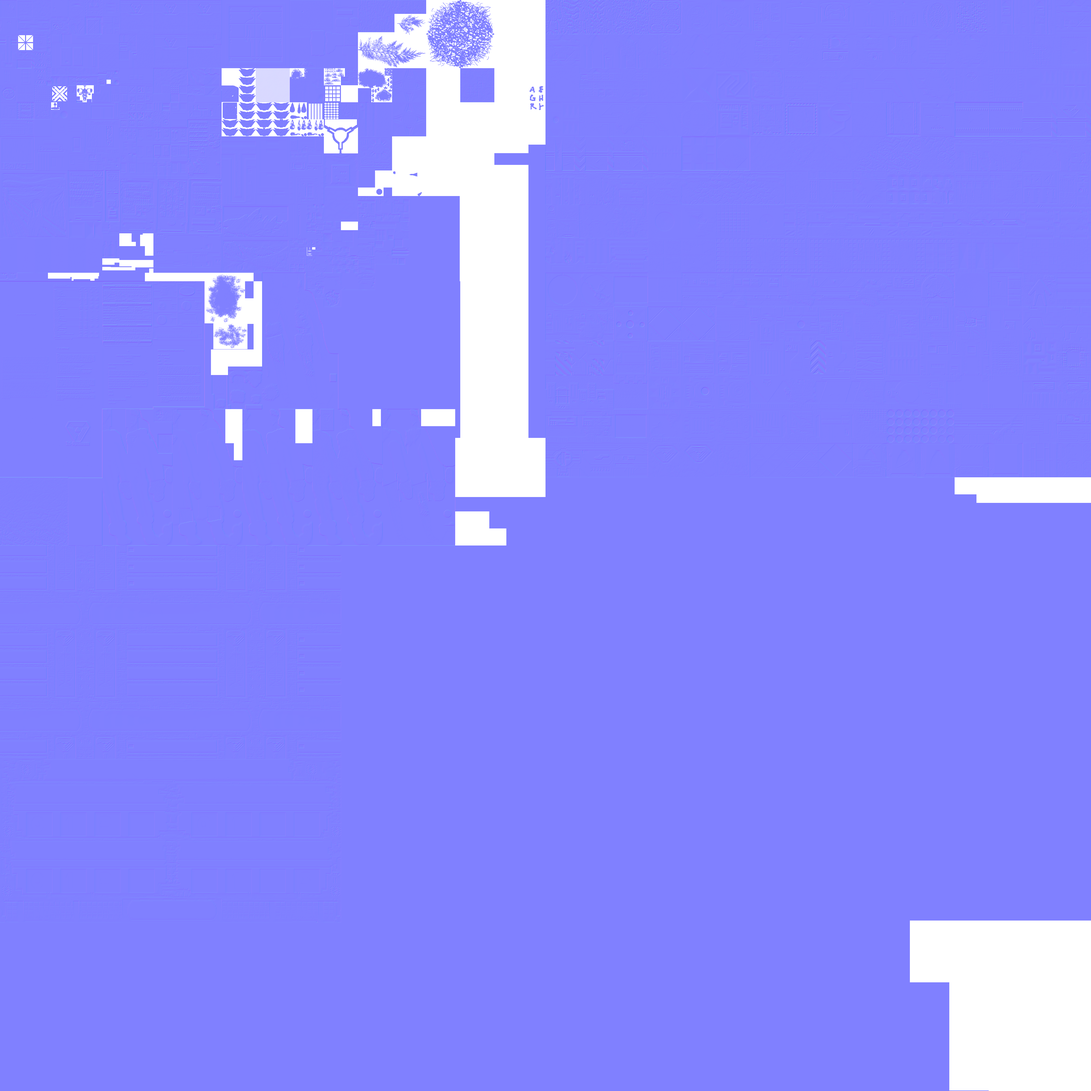
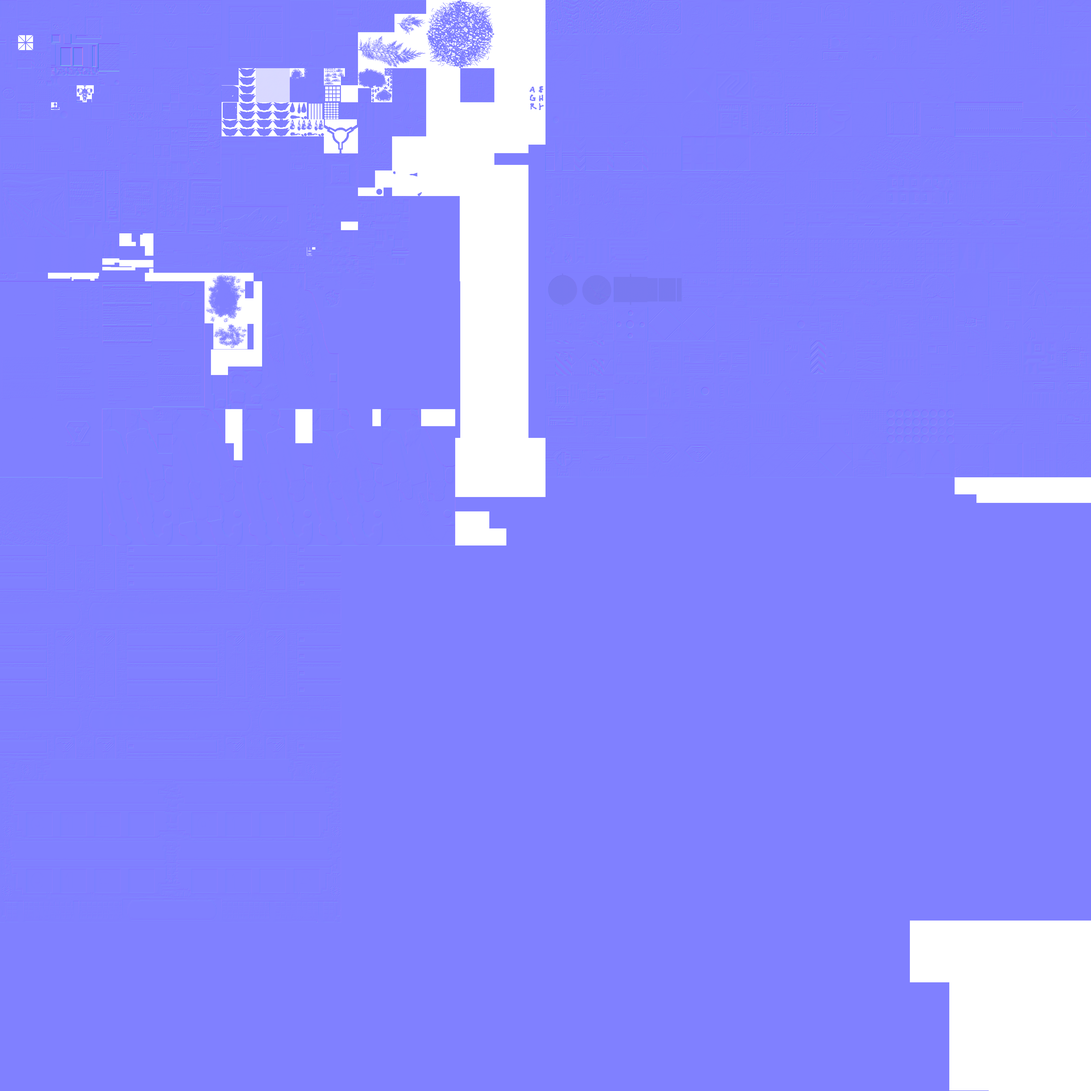
Revision of a layered 1091x1091 image; what changed, layer by layer:
added layer "bed_neurosurgery_normal.png" above "Pasted Layer" over (x1=51, y1=34, x2=120, y2=76)
painted on "Background" over (x1=52, y1=68, x2=683, y2=308)
